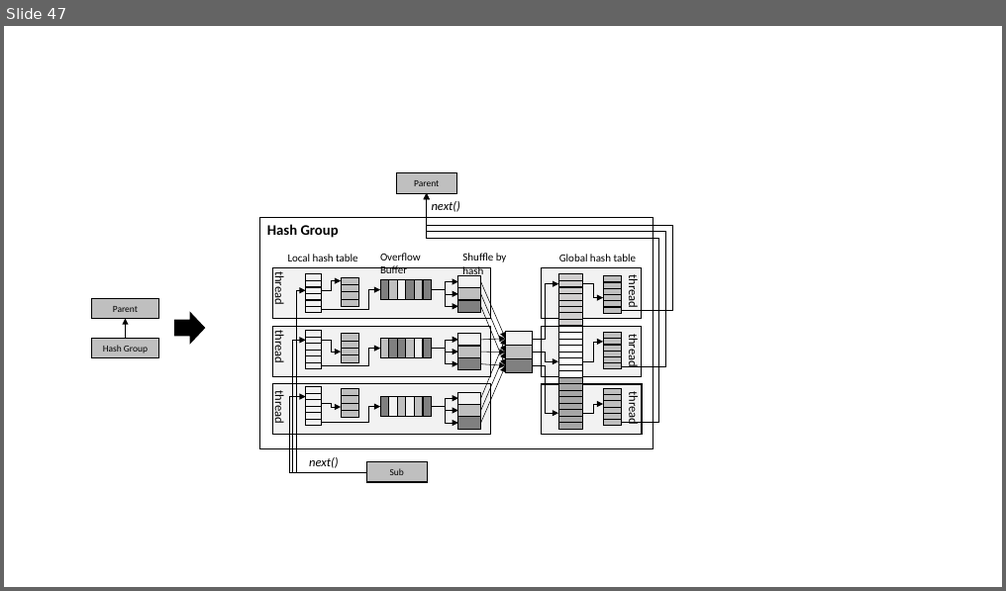
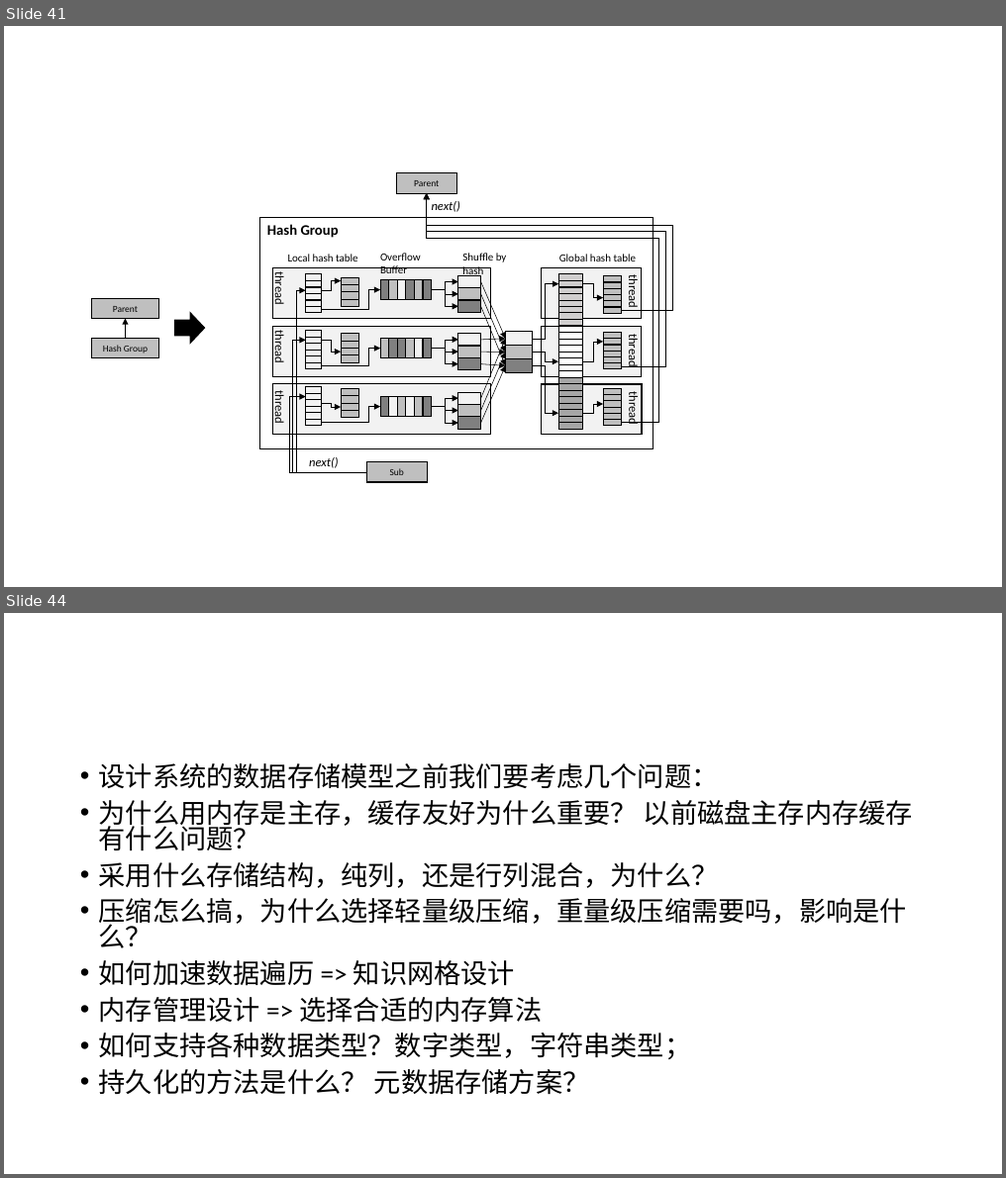
Before and after one commit to scott-zgeng/thor, a slide deck: doc/thor architecture.pptx. Shown one above the other, each under a label of ours: slide 47 before the commit, slides 41 and 44 after it; the slides between them are not shown. The pictures are 1006x591 and 1006x1178 pixels, drawn with LibreOffice and Linux fonts; fonts in the diff are those of the drawing. Boxes give left, top, right and bottom in pixels: in the first picture for what was removed or moved away, otherwise in the second. Text is boxed around its words. In the diff, an @@ line names an element or a change of style, - is before the commit and + after.

```diff
--- a/doc/thor architecture.pptx
+++ b/doc/thor architecture.pptx
@@ slide 44 added at box(4, 613, 1002, 1174), background #FFFFFF @@
@@ text added at box(99, 763, 913, 1095), 25.9 pt, text #000000 @@
+• 设计系统的数据存储模型之前我们要考虑几个问题：
+• 为什么用内存是主存，缓存友好为什么重要？ 以前磁盘主存内存缓存有什么问题？
+• 采用什么存储结构，纯列，还是行列混合，为什么？
+• 压缩怎么搞，为什么选择轻量级压缩，重量级压缩需要吗，影响是什么？
+• 如何加速数据遍历 => 知识网格设计
+• 内存管理设计 => 选择合适的内存算法
+• 如何支持各种数据类型？数字类型，字符串类型；
+• 持久化的方法是什么？ 元数据存储方案？
@@ what was slide 47 is now slide 41 @@
```
Also in this commit, not shown: 10 slides changed, 2 other slides added, 6 slides removed, 1 other file.
